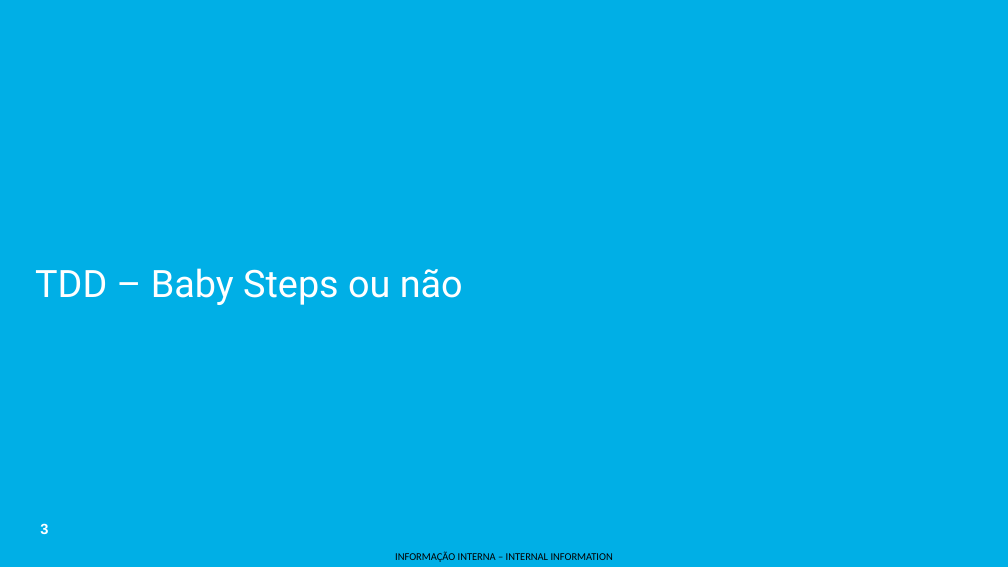
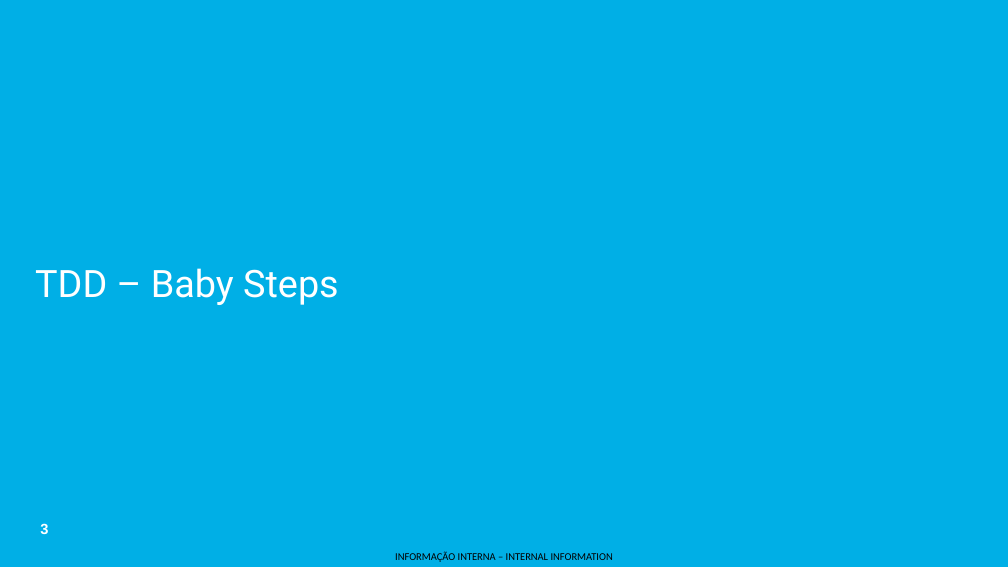
Before and after one commit to phkolbe/hello-world, a slide deck: slide 3 of presentations/11 - TDD - Baby steps ou nao.pptx. Drawn at 1008x567 pixels with LibreOffice and Linux fonts; fonts in the diff are those of the drawing; background and template pictures are left out. Boxes give left, top, right and bottom in pixels: in the first picture for what was removed or moved away, otherwise in the second. Text is boxed around its words. In the diff, an @@ line names an element or a change of style, - is before the commit and + after.

```diff
--- a/presentations/11 - TDD - Baby steps ou nao.pptx
+++ b/presentations/11 - TDD - Baby steps ou nao.pptx
@@ text at [35,268,339,305]: text changed @@
-TDD – Baby Steps ou não
+TDD – Baby Steps
```
Also in this commit, not shown: 4 other slides changed, 3 slides added, 23 other files.
